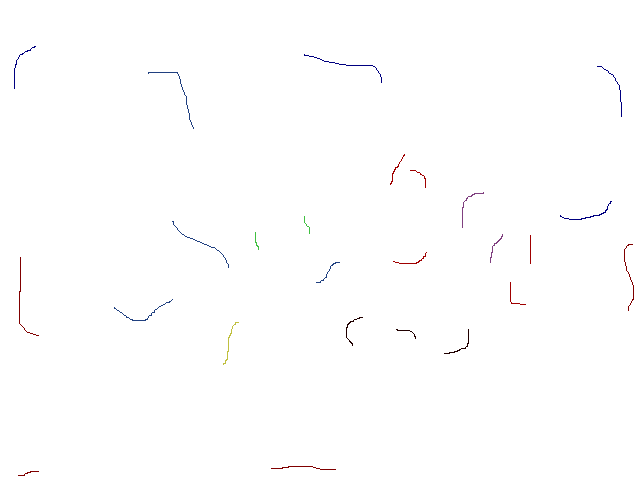
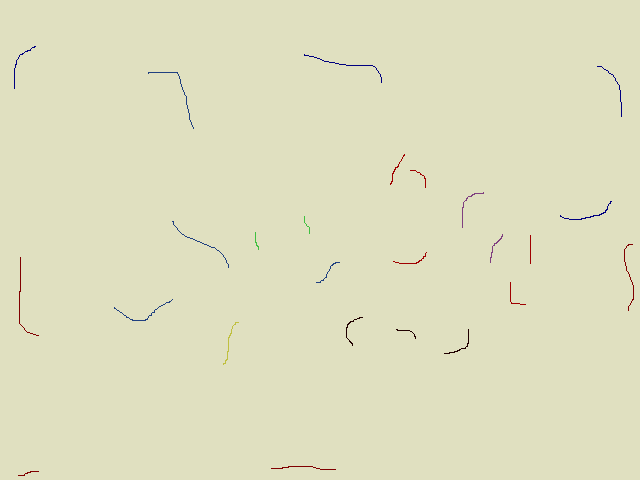
Comparing the layer stacks of the two 640×480 images. Changes:
painted on "Background" over [0, 0, 640, 480]
painted on "4_randomLow.png" over [0, 0, 640, 480]
